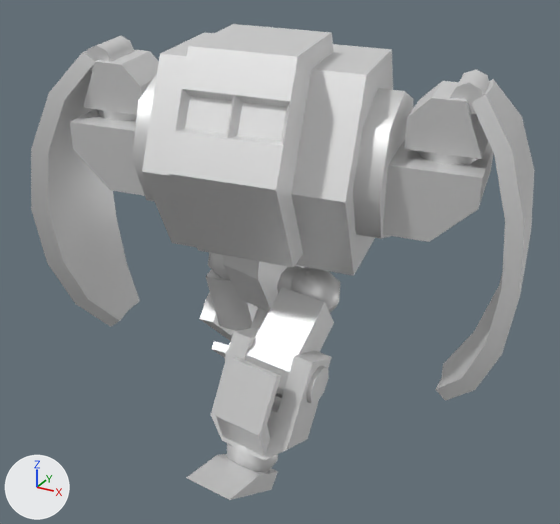
An edit to the glTF model armmark.glb, drawn before and after from the same camera.
Rendered twice from a 50 mm lens placed at (20.9, -36.9, 29.7), pointed at (1.3, -1.2, 11.8). The axes (+X, +Y, +Z) are drawn at lower left. The lights are the same throughout. The older version comes first.

Objects in the first picture: 'larm', 'ldish', 'lfoot', 'lleg', 'lshoulder', 'lthigh', 'pelvis', 'rarm', 'rdish', 'rleg', 'rshoulder', 'rthigh', 'torso'.
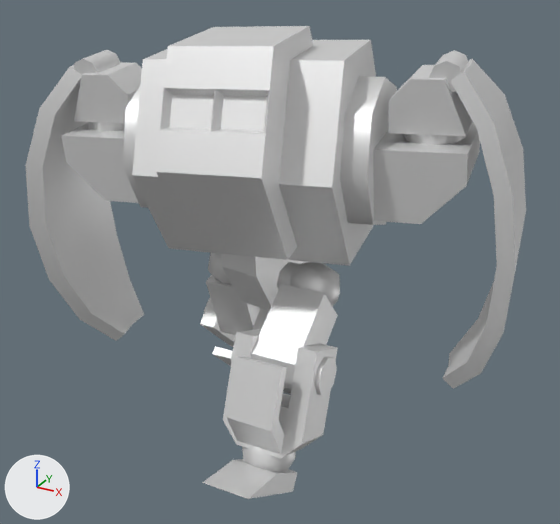
Pixel boxes [x1, y1, x2, y2] of what changed, in the pictures (560 x 524 px):
'torso', turned
    before: [132, 24, 414, 276]
    after: [123, 26, 397, 266]
'rdish', turned
    before: [31, 36, 140, 327]
    after: [25, 50, 144, 341]
'ldish', turned
    before: [435, 70, 535, 401]
    after: [429, 50, 526, 389]
'lleg', turned
    before: [211, 327, 332, 460]
    after: [223, 329, 338, 459]
'lshoulder', turned
    before: [382, 140, 493, 242]
    after: [373, 122, 480, 224]
'lthigh', turned
    before: [225, 267, 340, 404]
    after: [231, 262, 340, 395]
'larm', turned
    before: [404, 81, 488, 159]
    after: [389, 65, 473, 136]
'rshoulder', turned
    before: [70, 109, 145, 196]
    after: [61, 122, 139, 203]
'rarm', turned
    before: [83, 50, 159, 115]
    after: [74, 62, 142, 123]
'lfoot', turned
    before: [186, 443, 278, 500]
    after: [202, 446, 298, 499]
'pelvis', turned
    before: [223, 255, 304, 312]
    after: [221, 254, 307, 311]
'rthigh', turned
    before: [204, 252, 258, 331]
    after: [204, 253, 260, 335]
'rleg', turned
    before: [199, 291, 268, 358]
    after: [200, 298, 269, 366]

The change, as a diff of the scene's bpy script:
```diff
--- a/armmark.glb.py
+++ b/armmark.glb.py
@@ ob_pelvis @@
 ob_pelvis.location = (0.0, 0.0, 10.23)
-ob_pelvis.rotation_euler = (-0.00976, 0.05, -0.211)  # degrees (-0.6, 2.9, -12)
+ob_pelvis.rotation_euler = (0.000927, -0.0509, -0.211)  # degrees (0.1, -2.9, -12)
@@ ob_rthigh @@
 ob_rthigh.location = (-3.359, 0.0, 0.134)
-ob_rthigh.rotation_euler = (0.309, -0.0598, 0.217)  # degrees (18, -3.4, 12)
+ob_rthigh.rotation_euler = (0.319, 0.025, 0.23)  # degrees (18, 1.4, 13)
@@ ob_rleg @@
 ob_rleg.location = (0.134, 0.0, -5.039)
-ob_rleg.rotation_euler = (0.5, -0.00509, -0.00617)  # degrees (29, -0.3, -0.4)
+ob_rleg.rotation_euler = (0.5, 0.00585, -0.00338)  # degrees (29, 0.3, -0.2)
@@ ob_torso @@
 ob_torso.location = (-0.0672, 0.0, 7.726)
-ob_torso.rotation_euler = (0.0668, -0.0125, 0.37)  # degrees (3.8, -0.7, 21)
+ob_torso.rotation_euler = (0.0691, 0.0, 0.371)  # degrees (4, 0, 21)
@@ ob_lthigh @@
 ob_lthigh.location = (3.225, 0.0, 0.0)
-ob_lthigh.rotation_euler = (-0.888, 0.0526, 0.19)  # degrees (-51, 3, 11)
+ob_lthigh.rotation_euler = (-0.889, 0.0221, 0.204)  # degrees (-51, 1.3, 12)
@@ ob_lleg @@
 ob_lleg.location = (-0.0672, 0.0, -4.904)
-ob_lleg.rotation_euler = (0.52, 0.00313, 0.00384)  # degrees (30, 0.2, 0.2)
+ob_lleg.rotation_euler = (0.52, -0.0036, 0.00205)  # degrees (30, -0.2, 0.1)
```
